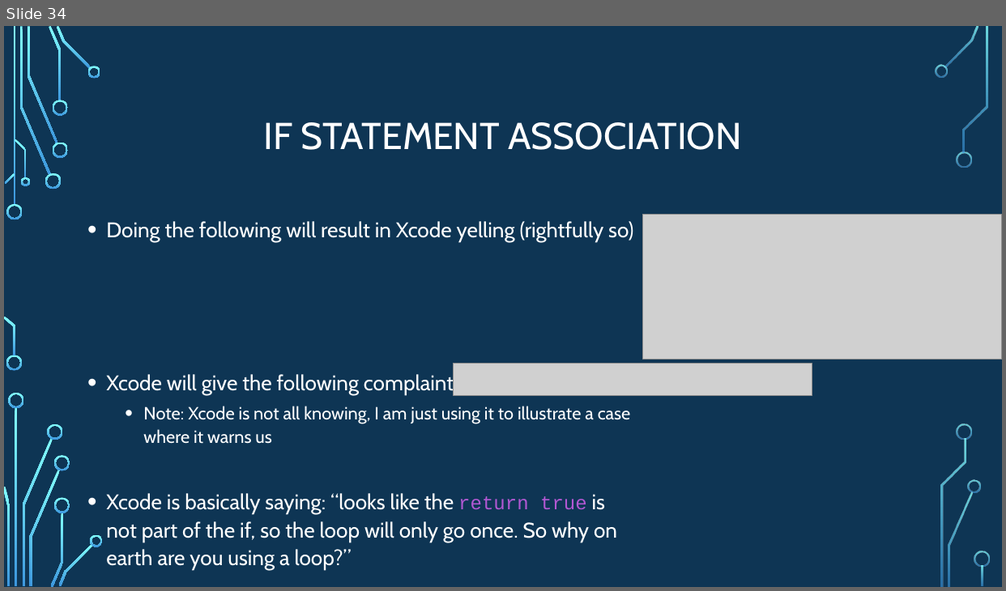
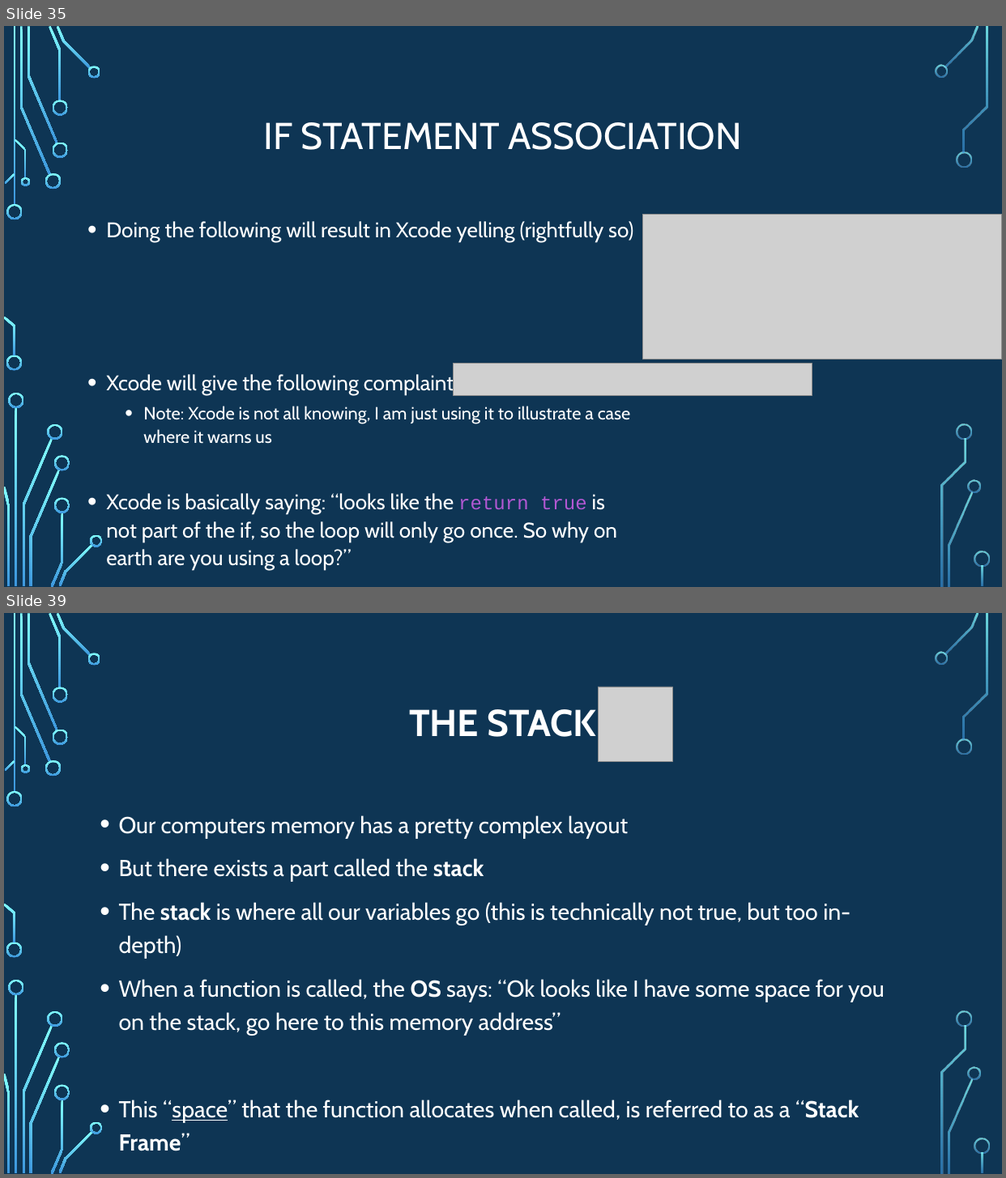
Before and after one commit to psypdt/ZIS_C-_Summer_Course_2019, a slide deck: Day_4/Day_4.pptx. Shown one above the other, each under a label of ours: slide 34 before the commit, slides 35 and 39 after it; the slides between them are not shown. The pictures are 1006x591 and 1006x1178 pixels, drawn with LibreOffice and Linux fonts; fonts in the diff are those of the drawing; grey boxes stand for pictures; background and template pictures are left out. Boxes give left, top, right and bottom in pixels: in the first picture for what was removed or moved away, otherwise in the second. Text is boxed around its words. In the diff, an @@ line names an element or a change of style, - is before the commit and + after.

```diff
--- a/Day_4/Day_4.pptx
+++ b/Day_4/Day_4.pptx
@@ slide 39 added at (4,613,1002,1174), background picture (left out); not listed: 36 template elements that a slide beside it also shows @@
@@ title added at (409,709,597,737), 36 pt, text #FFFFFF, bold @@
+THE STACK
@@ picture added at (598,687,672,761) @@
@@ text added at (119,815,884,1123), 22.2 pt, text #FFFFFF @@
+• Our computers memory has a pretty complex layout
+• But there exists a part called the stack
+• The stack is where all our variables go (this is technically not true, but too in-depth)
+• When a function is called, the OS says: “Ok looks like I have some space for you on the stack, go here to this memory address”
+• This “space” that the function allocates when called, is referred to as a “Stack Frame”
@@ what was slide 34 is now slide 35 @@
```
Also in this commit, not shown: 1 slide changed, 13 other slides added.
